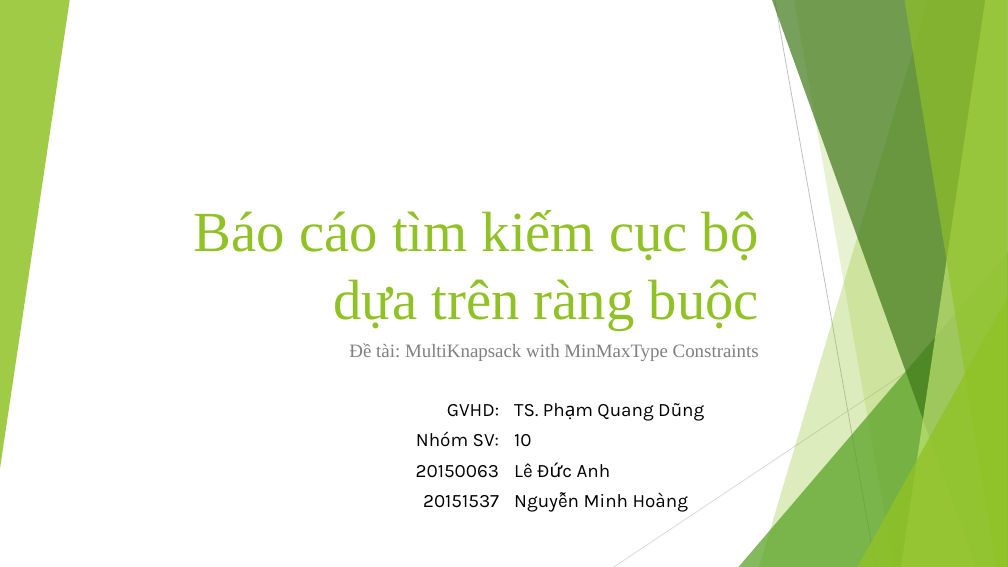
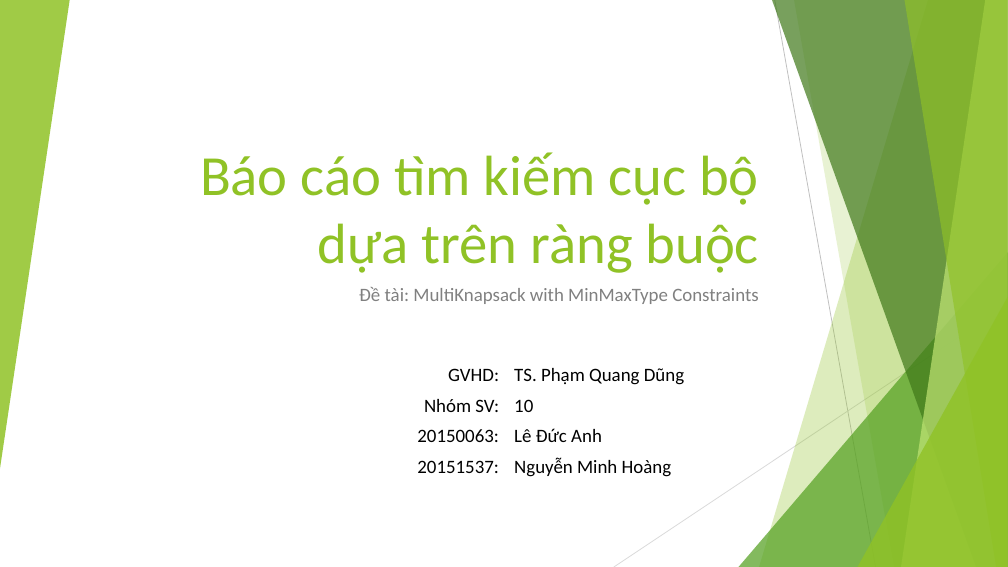
Before and after one commit to dungkhmt/CourseCPCBLS, a slide deck: slide 1 of OpenCBLS/src/khmtk60/miniprojects/G10/G10.pptx. Drawn at 1008x567 pixels with LibreOffice and Linux fonts; fonts in the diff are those of the drawing. Boxes give left, top, right and bottom in pixels: in the first picture for what was removed or moved away, otherwise in the second. Text is boxed around its words. In the diff, an @@ line names an element or a change of style, - is before the commit and + after.

```diff
--- a/OpenCBLS/src/khmtk60/miniprojects/G10/G10.pptx
+++ b/OpenCBLS/src/khmtk60/miniprojects/G10/G10.pptx
@@ title "Báo cáo tìm kiếm cục ...": place and size @@
-title "Báo cáo tìm kiếm cục ..." at (194, 210, 759, 330)
+title "Báo cáo tìm kiếm cục ..." at (200, 152, 759, 273)
@@ title "Báo cáo tìm kiếm cục ..." at (200, 152, 759, 273): font Times New Roman to Calibri @@
@@ subtitle "Đề tài: MultiKnapsack with MinMaxType ..." at (359, 287, 758, 304): font Times New Roman to Calibri @@
@@ subtitle "Đề tài: MultiKnapsack with MinMaxType ...": place and size @@
-subtitle "Đề tài: MultiKnapsack with MinMaxType ..." at (349, 343, 759, 361)
+subtitle "Đề tài: MultiKnapsack with MinMaxType ..." at (359, 287, 758, 304)
@@ table at (247, 360, 767, 482) @@
-row 3, column 1: 20150063
+row 3, column 1: 20150063:
-row 4, column 1: 20151537
+row 4, column 1: 20151537:
@@ font Karla to Calibri in "GVHD:", "TS. Phạm Quang Dũng", "Nhóm SV:", "10" and 2 more places @@
@@ table: place and size @@
-table at (247, 395, 767, 517)
+table at (247, 360, 767, 482)
```
Also in this commit, not shown: 9 other slides changed, 2 slides added, 1 slide removed, 3 other files.
